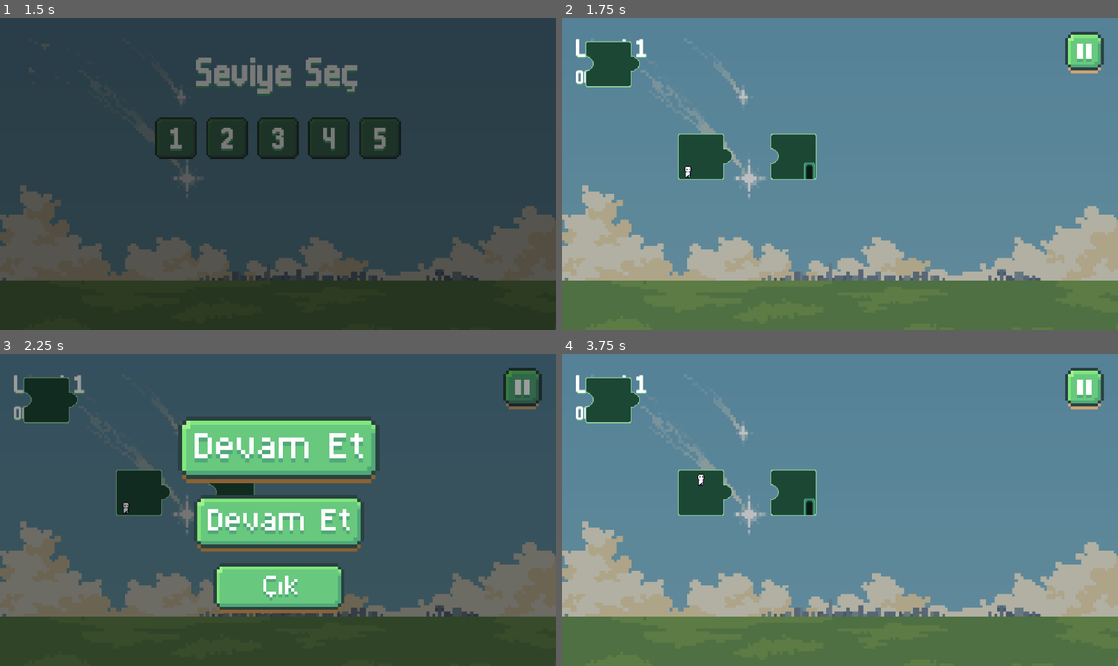
Above: before the commit, frames 1-4 (two rows, left to right).
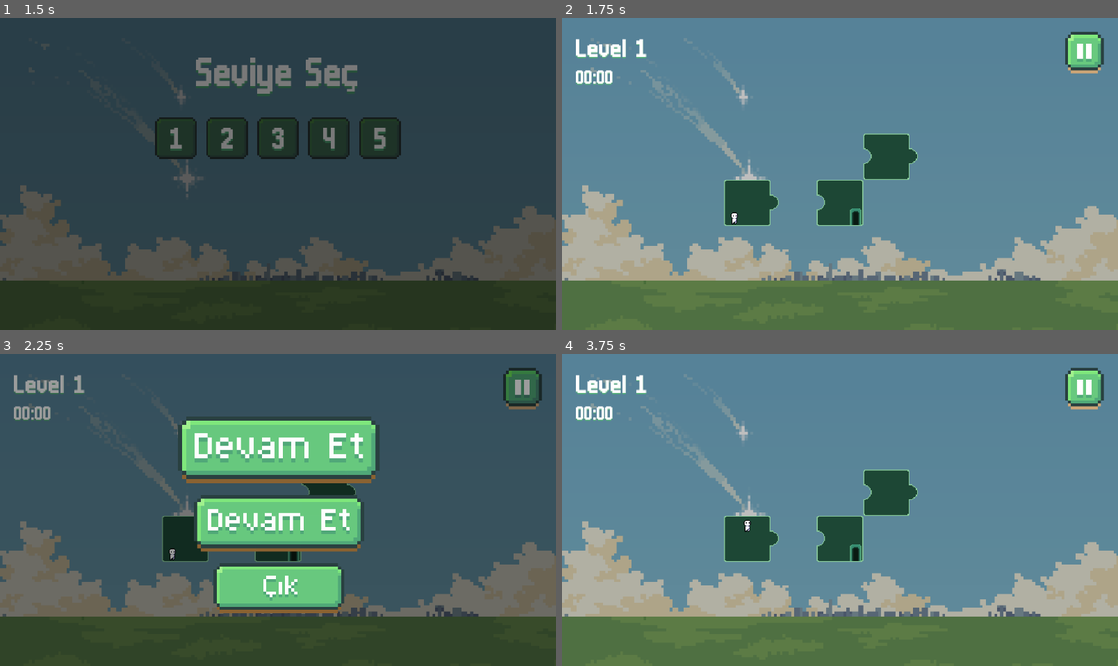
Above: after the commit, the same moments.

Repository: MohammedMMC/prof-path
Game: Godot game, scene res://scenes/welcome.tscn
Two runs of this game, one before a commit and one after it. Both use one fixed random seed, a clock stepped at 60 frames per second and the inputs below.
Inputs (mouse positions are in pixels of both pictures, inside the frame that each line leads up to):
- Up to frame 1 (1.5 s): click (278, 189) at 0.5 s; click "1" at 1.25 s
- Up to frame 2 (1.75 s): no input
- Up to frame 3 (2.25 s): click (522, 388) at 2 s
- Up to frame 4 (3.75 s): click (840, 522) at 2.75 s; tap Enter (ui_accept) at 3.5 s; move the mouse to (962, 494) at 3.52 s; hold Right (ui_right) from 3.53 s (still down); tap Alt at 3.6 s; click (962, 494) at 3.67 s

Frame 1 is identical in both runs. In frame 2, 7.5% of the frame differs, in the area x 4-64%, y 7-67%; in frame 3, 4.3%; in frame 4, 7.5%.

Commit message:
custom levels fixed

Diff:
--- a/scripts/levels/level_01.gd
+++ b/scripts/levels/level_01.gd
@@ -14,21 +14,21 @@
 			"role": BLOCK_ROLE_START,
 			"sides": [SIDE_CLOSED, SIDE_OUT, SIDE_CLOSED, SIDE_CLOSED],
 			"draggable": false,
-			"cell": Vector2i(2, 2),
+			"cell": Vector2i(3, 3),
 		},
 		{
 			"name": "EndPiece",
 			"role": BLOCK_ROLE_END,
 			"sides": [SIDE_CLOSED, SIDE_CLOSED, SIDE_CLOSED, SIDE_IN],
 			"draggable": false,
-			"cell": Vector2i(4, 2),
+			"cell": Vector2i(5, 3),
 		},
 		{
 			"name": "Connector01",
 			"role": BLOCK_ROLE_NORMAL,
 			"sides": [SIDE_CLOSED, SIDE_OUT, SIDE_CLOSED, SIDE_IN],
 			"draggable": true,
-			"spawn_cell": Vector2i(0, 0),
+			"spawn_cell": Vector2i(6, 2),
 			# Optional style override per block:
 			# "style": {
 			# 	"base_texture": TEX_PUZZLE_IN4,
--- a/scripts/levels/level_base.gd
+++ b/scripts/levels/level_base.gd
@@ -544,7 +544,11 @@
 
 
 func _setup_level_ui() -> void:
-	level_bar.mouse_filter = Control.MOUSE_FILTER_STOP
+	# Let gameplay input pass through the top bar except actual clickable buttons.
+	level_bar.mouse_filter = Control.MOUSE_FILTER_PASS
+	level_label.mouse_filter = Control.MOUSE_FILTER_IGNORE
+	timer_label.mouse_filter = Control.MOUSE_FILTER_IGNORE
+	pause_button.mouse_filter = Control.MOUSE_FILTER_STOP
 	level_label.text = "Level %d" % level_number
 	pause_button.pressed.connect(_on_pause_button_pressed)
 
